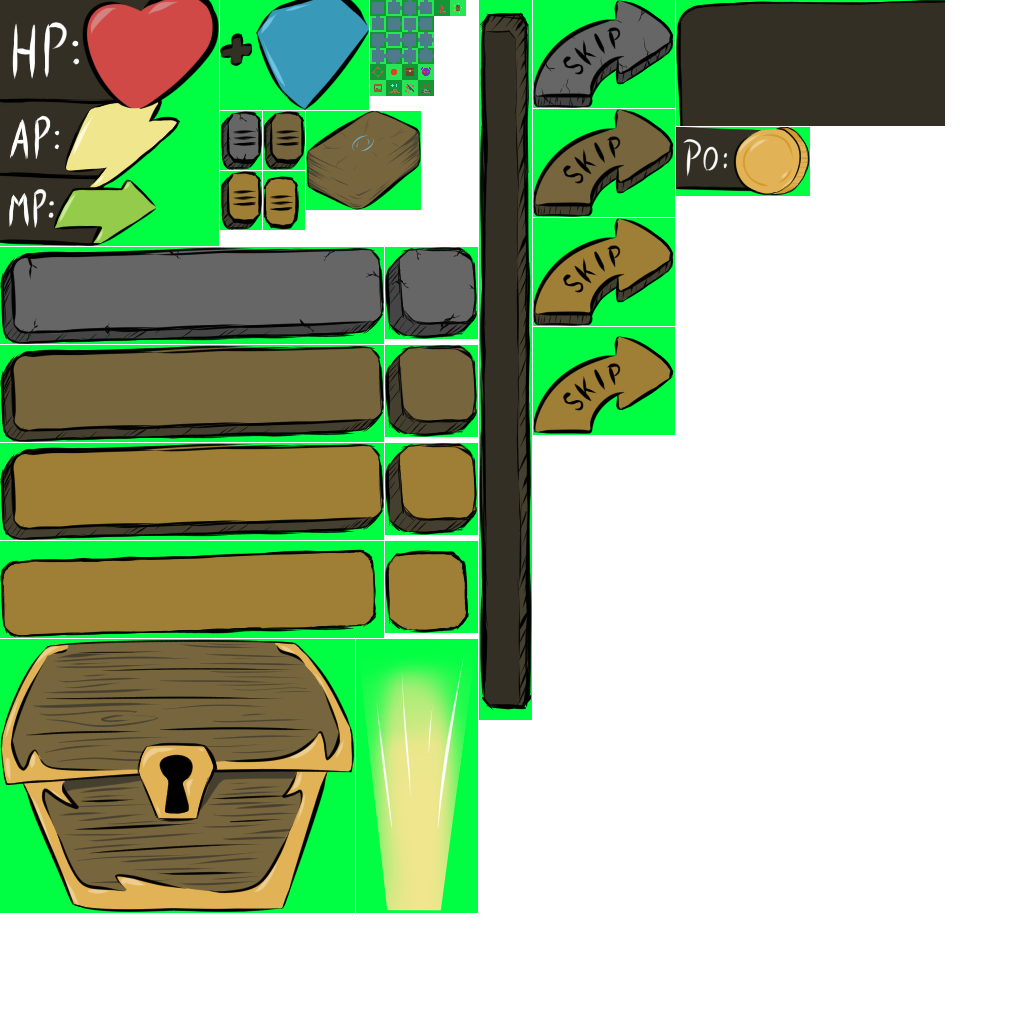
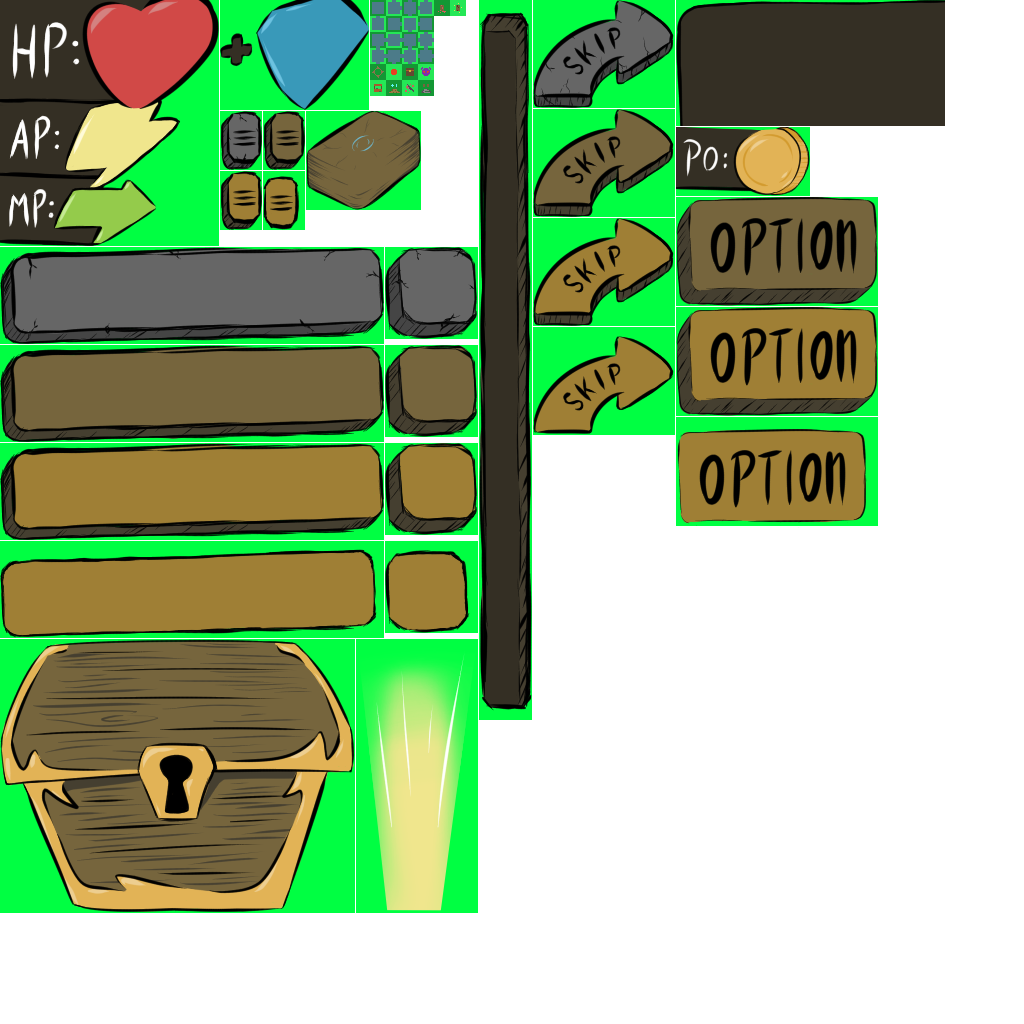
Layer changes from the first 1024×1024 image to the second:
added group "option" with 11 layers above "greenScreen" over left=676, top=197, right=878, bottom=528
added group "Calque de groupe 24" with 3 layers in group "option" over left=676, top=197, right=878, bottom=320
added layer "Copier de Calque de dessin 21" (1st of 3, in "option" › "Calque de groupe 24") in group "Calque de groupe 24" over left=676, top=197, right=878, bottom=320
added layer "Calque de dessin 23" in group "Calque de groupe 24" over left=676, top=197, right=878, bottom=320
added layer "Calque de dessin 25" in group "Calque de groupe 24" over left=676, top=197, right=878, bottom=320
added group "Calque de groupe 26" with 3 layers in group "option" over left=676, top=256, right=878, bottom=448
added layer "Copier de Calque de dessin 21" (2nd of 3, in "option" › "Calque de groupe 26") in group "Calque de groupe 26" over left=676, top=256, right=878, bottom=448
added layer "Copier de Calque de dessin 23" (1st of 2, in "option" › "Calque de groupe 26") in group "Calque de groupe 26" over left=676, top=256, right=878, bottom=448
added layer "Copier de Calque de dessin 25" in group "Calque de groupe 26" over left=676, top=256, right=878, bottom=448
added group "Calque de groupe 27" with 2 layers in group "option" over left=676, top=320, right=878, bottom=528
added layer "Copier de Calque de dessin 21" (3rd of 3, in "option" › "Calque de groupe 27") in group "Calque de groupe 27" over left=676, top=384, right=878, bottom=528
added layer "Copier de Calque de dessin 23" (2nd of 2, in "option" › "Calque de groupe 27") in group "Calque de groupe 27" over left=676, top=320, right=878, bottom=528
added layer "Copier de Calque de dessin 22" (2nd of 2, in "greenScreen") in group "greenScreen" over left=676, top=256, right=878, bottom=448
added layer "Calque de dessin 22" in group "greenScreen" over left=676, top=320, right=878, bottom=528
…and 3 more changes (1 added, 2 painted)
